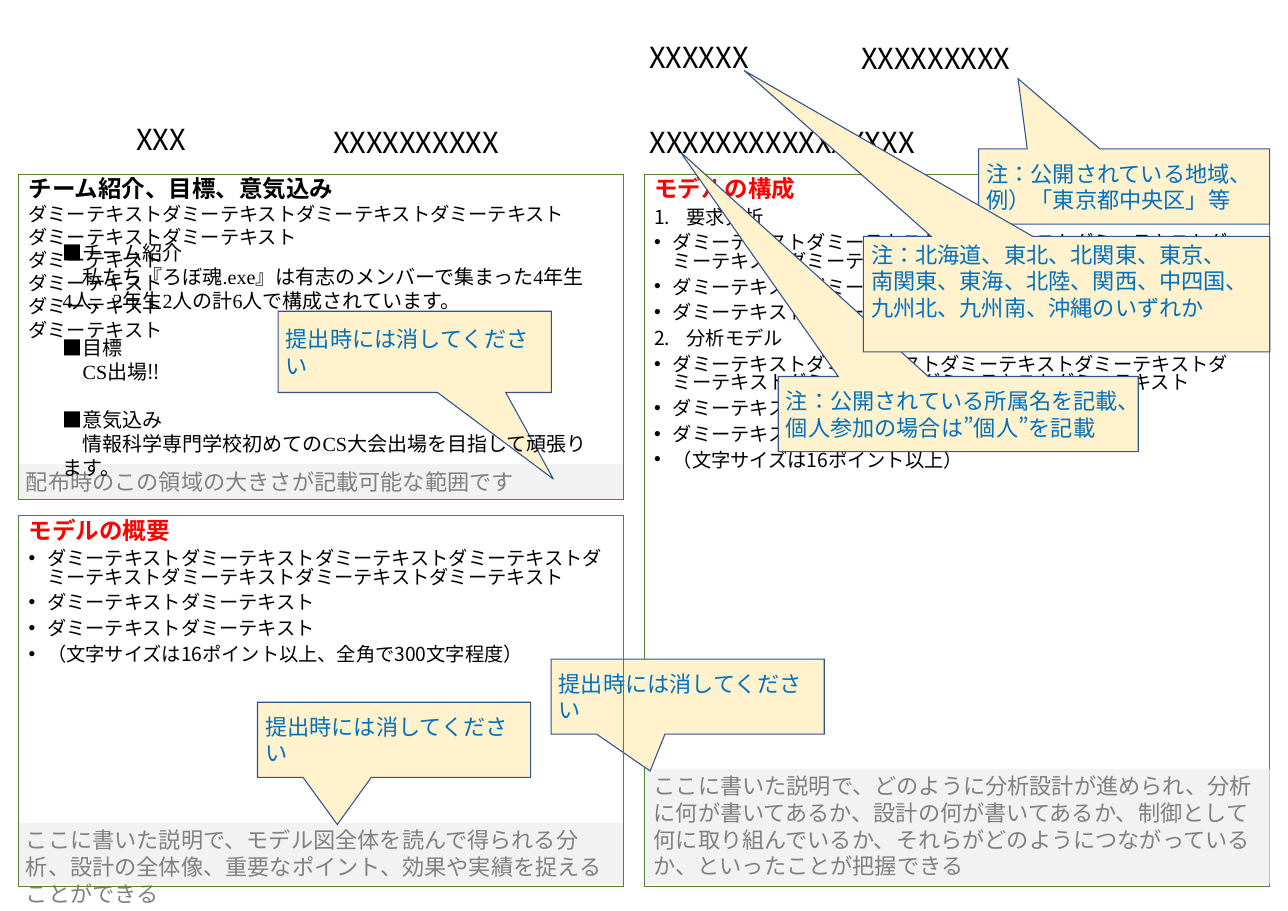
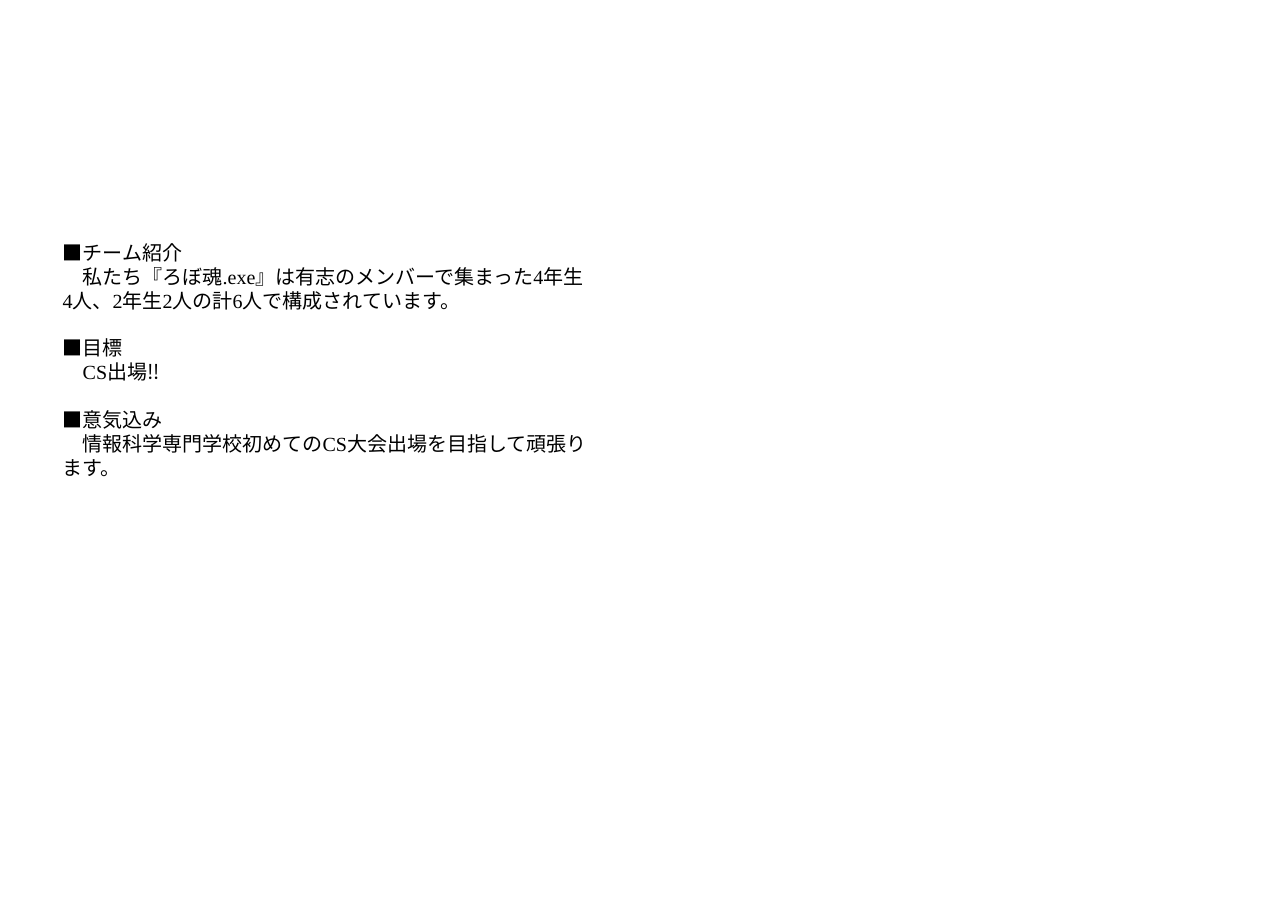
Before and after one commit to Black2856/etrobo2023, a slide deck: slide 1 of 設計/モデルろぼ魂.exe.pptx. Drawn at 1288x911 pixels with LibreOffice and Linux fonts; fonts in the diff are those of the drawing; background and template pictures are left out. Boxes give left, top, right and bottom in pixels: in the first picture for what was removed or moved away, otherwise in the second. Text is boxed around its words. In the diff, an @@ line names an element or a change of style, - is before the commit and + after.

```diff
--- a/設計/モデルろぼ魂.exe.pptx
+++ b/設計/モデルろぼ魂.exe.pptx
@@ text removed at (649, 46, 748, 75) @@
-XXXXXX
@@ text removed at (861, 47, 1010, 69) @@
-XXXXXXXXX
@@ text removed at (136, 128, 186, 150) @@
-XXX
@@ text removed at (333, 131, 499, 153) @@
-XXXXXXXXXX
@@ text removed at (649, 124, 914, 161) @@
-XXXXXXXXXXXXXXXX
@@ speech box removed at (979, 149, 1270, 224) @@
-注：公開されている地域、
-例）「東京都中央区」等
@@ rectangle removed at (18, 175, 623, 499) @@
-チーム紹介、目標、意気込み
-ダミーテキストダミーテキストダミーテキストダミーテキスト
-ダミーテキストダミーテキスト
-ダミーテキスト
-ダミーテキスト
-ダミーテキスト
-ダミーテキスト
@@ rectangle removed at (644, 175, 1270, 886) @@
-モデルの構成
-1. 要求分析
-• ダミーテキストダミーテキストダミーテキストダミーテキストダミーテキストダミーテキストダミーテキストダミーテキスト
-• ダミーテキストダミーテキスト
-• ダミーテキストダミーテキスト
-2. 分析モデル
-• ダミーテキストダミーテキストダミーテキストダミーテキストダミーテキストダミーテキストダミーテキストダミーテキスト
-• ダミーテキストダミーテキスト
-• ダミーテキストダミーテキスト
-• （文字サイズは16ポイント以上）
@@ speech box removed at (863, 236, 1270, 351) @@
-注：北海道、東北、北関東、東京、
-南関東、東海、北陸、関西、中四国、
-九州北、九州南、沖縄のいずれか
@@ speech box removed at (278, 311, 552, 392) @@
-提出時には消してください
@@ speech box removed at (778, 376, 1138, 451) @@
-注：公開されている所属名を記載、個人参加の場合は”個人”を記載
@@ rectangle removed at (18, 464, 623, 499) @@
-配布時のこの領域の大きさが記載可能な範囲です
@@ rectangle removed at (18, 516, 623, 886) @@
-モデルの概要
-• ダミーテキストダミーテキストダミーテキストダミーテキストダミーテキストダミーテキストダミーテキストダミーテキスト
-• ダミーテキストダミーテキスト
-• ダミーテキストダミーテキスト
-• （文字サイズは16ポイント以上、全角で300文字程度）
@@ speech box removed at (552, 659, 825, 734) @@
-提出時には消してください
@@ speech box removed at (258, 702, 531, 777) @@
-提出時には消してください
@@ rectangle removed at (646, 769, 1270, 884) @@
-ここに書いた説明で、どのように分析設計が進められ、分析に何が書いてあるか、設計の何が書いてあるか、制御として何に取り組んでいるか、それらがどのようにつながっているか、といったことが把握できる
@@ rectangle removed at (18, 823, 623, 884) @@
-ここに書いた説明で、モデル図全体を読んで得られる分析、設計の全体像、重要なポイント、効果や実績を捉えることができる
```
Also in this commit, not shown: 1 other slide changed, 4 slides added, 4 slides removed, 1 other file.
